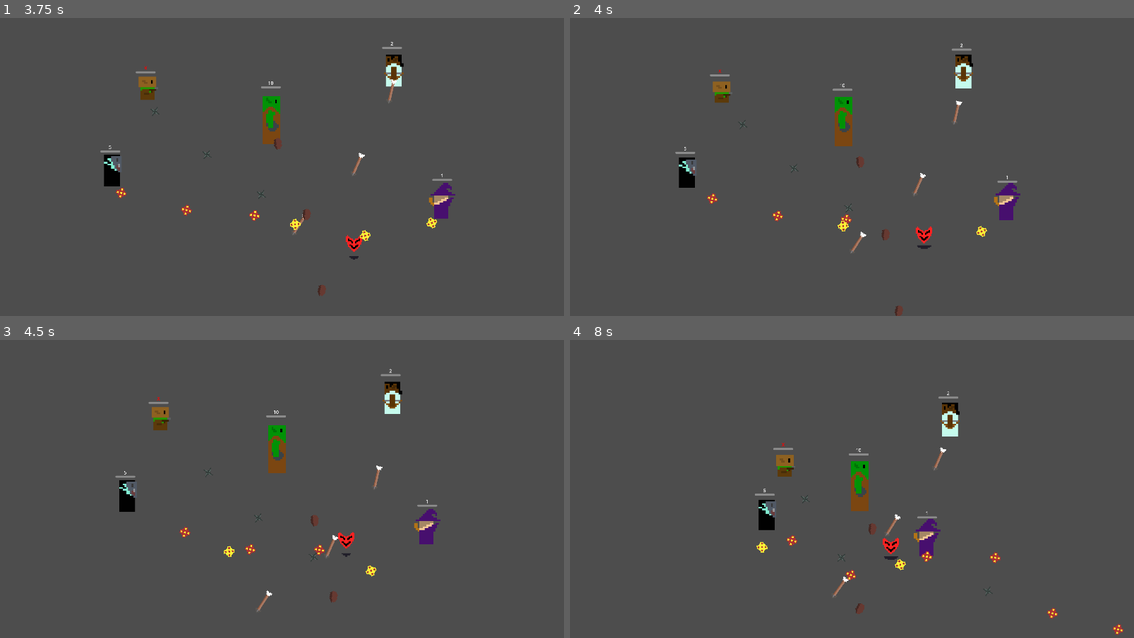
Above: before the commit, frames 1-4 (two rows, left to right).
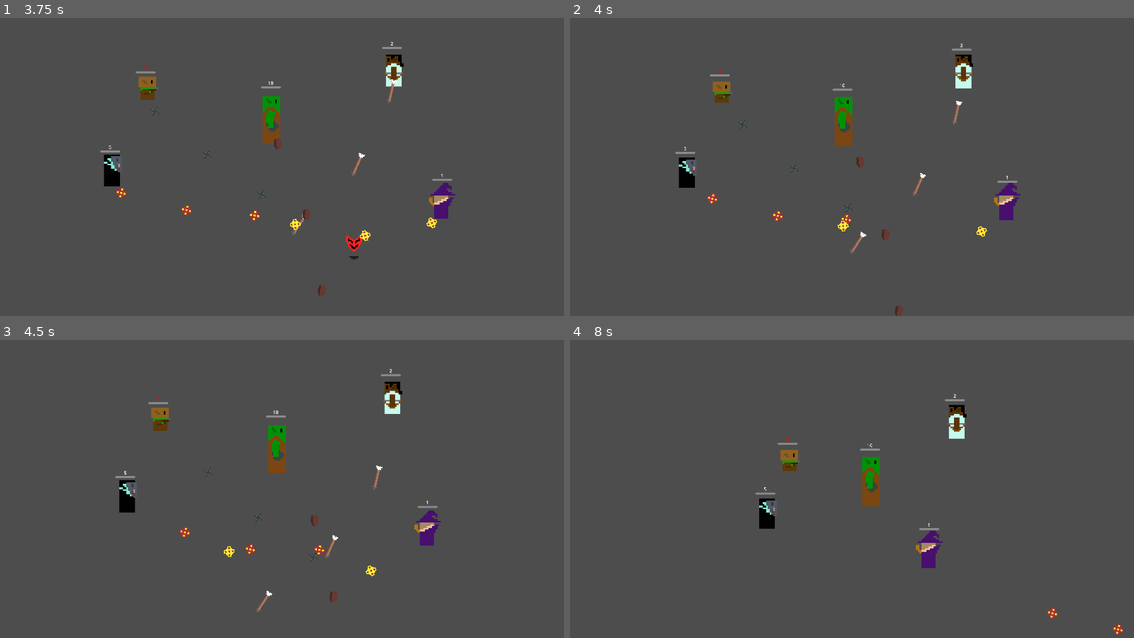
Above: after the commit, the same moments.

Repository: billystein25/GlobalGameJam2026
Game: Godot game, scene res://scenes/ui/start_screne.tscn
The game is run twice, just before and just after one commit, with the same random seed, the same clock (stepped at 60 frames per second) and the same inputs.
Inputs (mouse positions are in pixels of both pictures, inside the frame that each line leads up to):
- Up to frame 1 (3.75 s): click "Play" at 0.5 s; move the mouse to (406, 143) at 1.27 s; hold Right (Player Go Right) 1.28-2.03 s; tap Space (Jumb) every 0.75 s from 1.35 to 3.6 s; click (406, 143) at 1.42 s; move the mouse to (169, 172) at 2.02 s; hold S (Player Go Down) 2.03-2.78 s; move the mouse to (338, 89) at 2.77 s; hold Right (Player Go Right) 2.78-3.53 s; move the mouse to (253, 220) at 3.52 s; hold W (Player Go Up) from 3.53 s (still down); click (253, 220) at 3.67 s
- Up to frame 2 (4 s): keep holding W (Player Go Up)
- Up to frame 3 (4.5 s): move the mouse to (451, 527) at 4.27 s; release W (Player Go Up) at 4.28 s; hold A (Player Go Left) from 4.28 s (still down); tap Space (Jumb) at 4.35 s
- Up to frame 4 (8 s): move the mouse to (682, 432) at 5.02 s; tap Space (Jumb) every 0.75 s from 5.1 to 7.35 s; move the mouse to (880, 480) at 5.77 s; release A (Player Go Left) at 5.78 s; hold S (Player Go Down) 5.78-6.53 s; click (880, 480) at 5.92 s; move the mouse to (767, 399) at 6.52 s; hold Right (Player Go Right) 6.53-7.28 s; move the mouse to (976, 465) at 7.27 s; hold W (Player Go Up) from 7.28 s (still down)

Frame 1 is identical in both runs. In frame 2, 0.1% of the frame differs, in the area x 47-80%, y 36-78%; in frame 3, 0.3%; in frame 4, 2.7%, in the area x 32-77%, y 17-92%.

Commit message:
Added player death check

Diff:
--- a/scenes/enemies/enemy.gd
+++ b/scenes/enemies/enemy.gd
@@ -4,7 +4,7 @@
 signal request_spawn_bullet(pos: Vector2, dir: Vector2, data: Bullet, source: Node)
 
 var isAlive = true
-
+var direction: Vector2 = Vector2.ZERO
 #imports
 @onready var animsprite: AnimatedSprite2D = $AnimatedSprite2D
 @onready var player: Node2D = get_tree().get_first_node_in_group("player")
@@ -74,7 +74,9 @@
 			isAlive = false
 
 		#knockback = knockback.move_toward(Vector2.ZERO, knockback_recovery)
-		var direction = global_position.direction_to(player.position)
+		if player:
+			direction = global_position.direction_to(player.position)
+
 		velocity += delta * direction * movementspeed * 3
 		velocity = velocity.limit_length(maxspeed)
 		animsprite.flip_h = direction.x > 0
@@ -87,7 +89,8 @@
 func _on_request_shoot() -> void:
 	if !isAlive: return # Don't shoot if dead
 	for i in enemy_resource.bullet.bullets_per_shot:
-		request_spawn_bullet.emit(position, position.direction_to(player.position), enemy_resource.bullet, self)
+		if player:
+			request_spawn_bullet.emit(position, position.direction_to(player.position), enemy_resource.bullet, self)
 	time_to_shoot.start()
 
 
--- a/scenes/player.gd
+++ b/scenes/player.gd
@@ -198,4 +198,4 @@
 		if health <= 0:
 			print("Player Died!")
 			# TODO: Add game over logic here
-			#queue_free()
+			queue_free()
Not shown, added: temporary test/possession_test.tscn596063963.tmp
